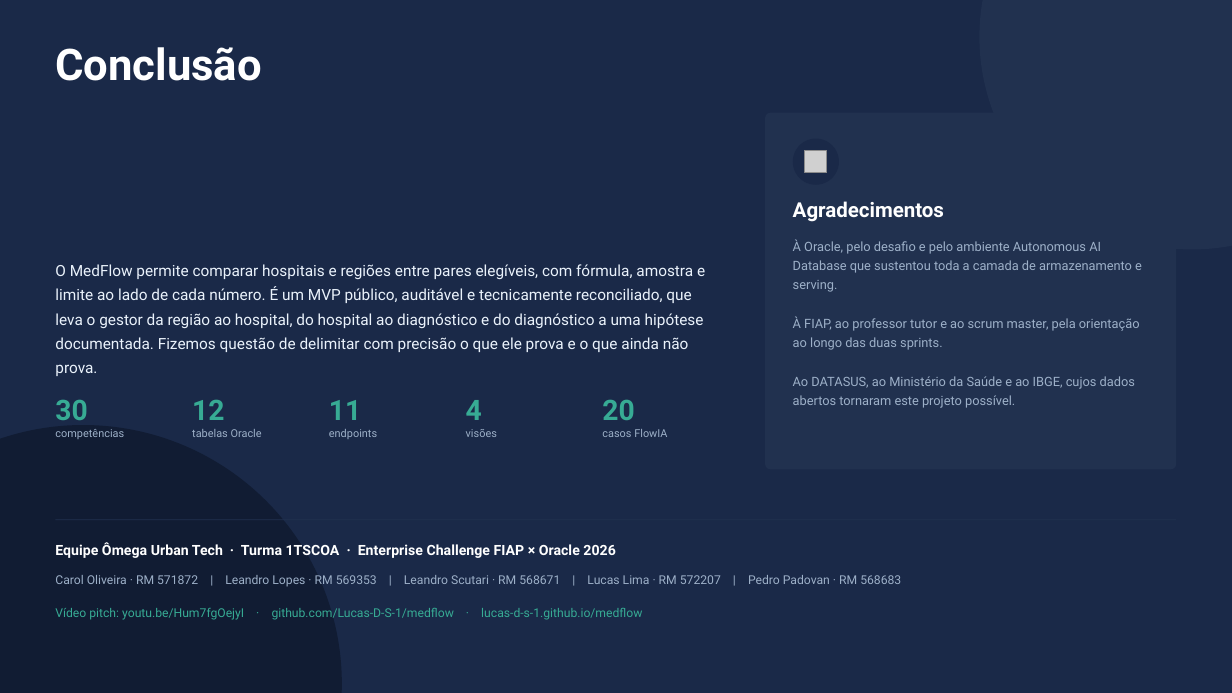
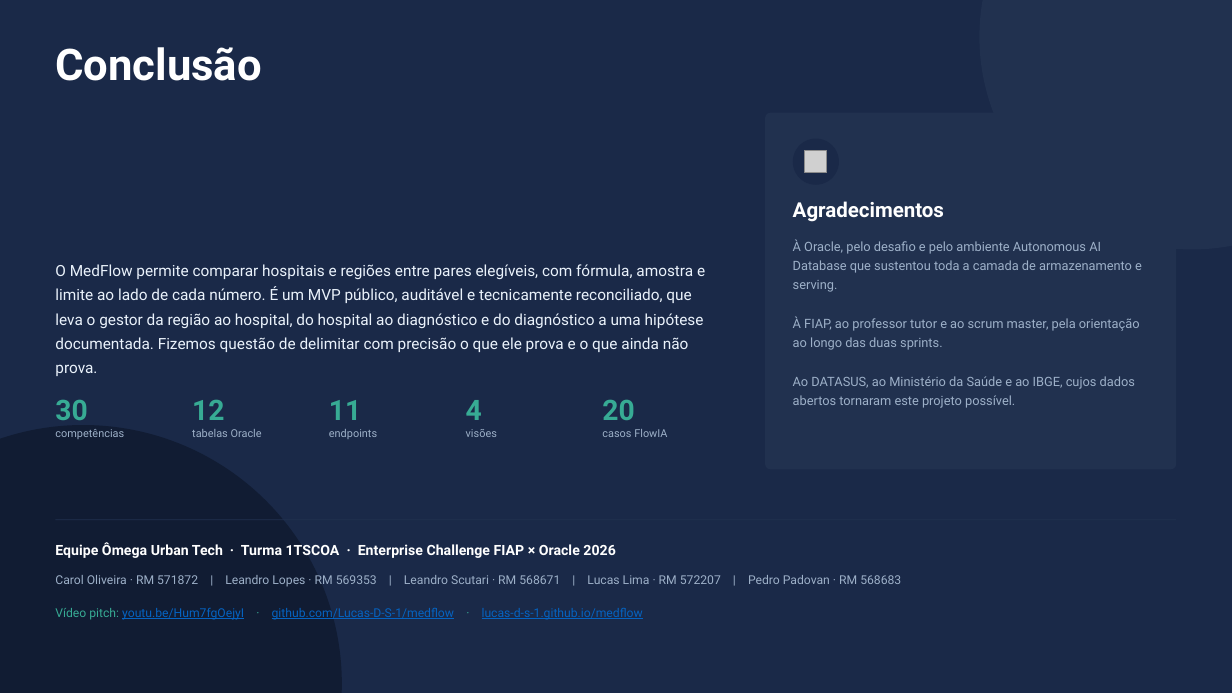
Before and after one commit to Lucas-D-S-1/medflow, a slide deck: slide 21 of docs/entrega_sprint_2/apresentacao/EC_Sprint_2_1TSCO_EvidenciasConstrucao_MedFlow_OmegaUrbanTech.pptx. Drawn at 1232x693 pixels with LibreOffice and Linux fonts; fonts in the diff are those of the drawing; grey boxes stand for pictures. Boxes give left, top, right and bottom in pixels: in the first picture for what was removed or moved away, otherwise in the second. Text is boxed around its words. In the diff, an @@ line names an element or a change of style, - is before the commit and + after.

```diff
--- a/docs/entrega_sprint_2/apresentacao/EC_Sprint_2_1TSCO_EvidenciasConstrucao_MedFlow_OmegaUrbanTech.pptx
+++ b/docs/entrega_sprint_2/apresentacao/EC_Sprint_2_1TSCO_EvidenciasConstrucao_MedFlow_OmegaUrbanTech.pptx
@@ text "Vídeo pitch: youtu.be/Hum7fgOejyI · github.com/Lucas-D-S-1/m ..." at (55,608,643,620): text colour #37AB94 to #0563C1, underline on in "youtu.be/Hum7fgOejyI github.com/Lucas-D-S-1/medflow lucas-d- ..." @@
```
Also in this commit, not shown: 2 other files.
